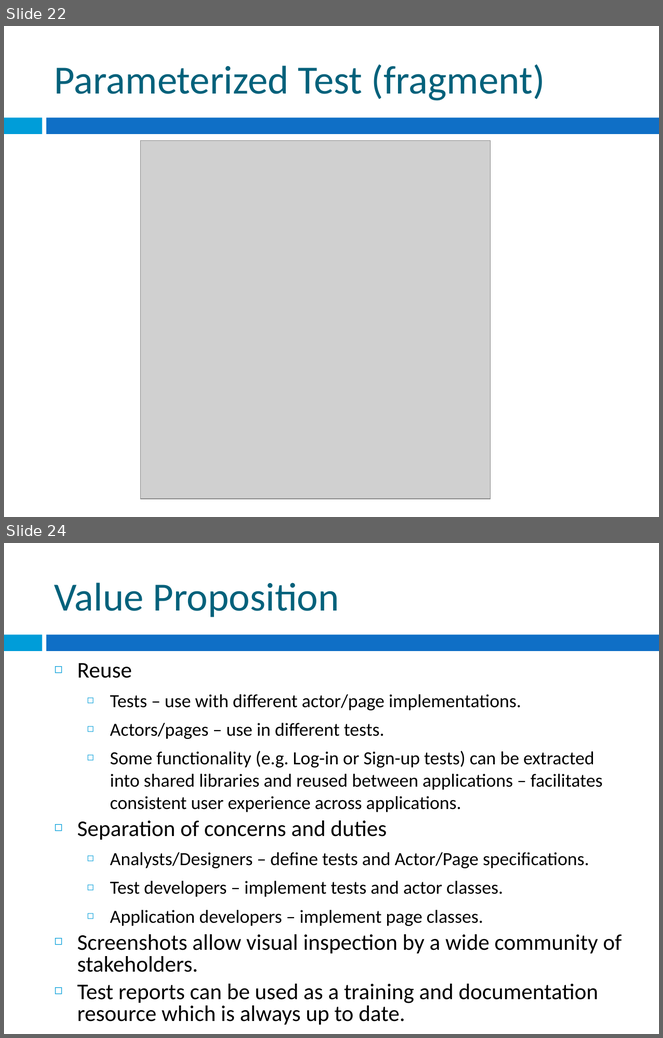
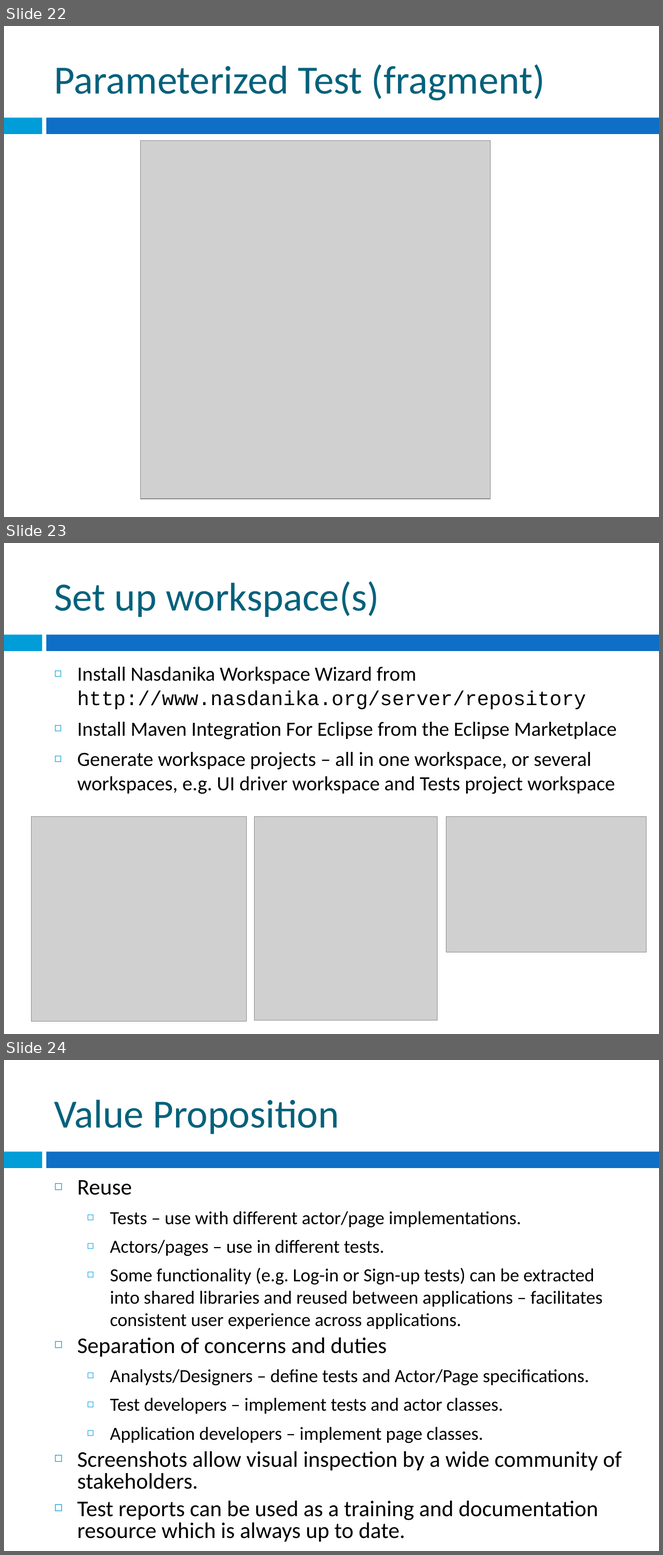
Before and after one commit to Nasdanika/server, a slide deck: Nasdanika WebTest.pptx. Shown one above the other, each under a label of ours: slides 22 and 24 before the commit, slides 22, 23 and 24 after it; the slides between them are not shown. The pictures are 663x1038 and 663x1555 pixels, drawn with LibreOffice and Linux fonts; fonts in the diff are those of the drawing; grey boxes stand for pictures. Boxes give left, top, right and bottom in pixels: in the first picture for what was removed or moved away, otherwise in the second. Text is boxed around its words. In the diff, an @@ line names an element or a change of style, - is before the commit and + after.

```diff
--- a/Nasdanika WebTest.pptx
+++ b/Nasdanika WebTest.pptx
@@ slide 23 added at bbox=[4, 543, 659, 1034], background #FFFFFF; not listed: 2 template elements that a slide beside it also shows @@
@@ title added at bbox=[54, 581, 379, 617], 44 pt, text #04617B @@
+Set up workspace(s)
@@ text added at bbox=[77, 667, 617, 794], 22.2 pt, text #000000 @@
+◻ Install Nasdanika Workspace Wizard from http://www.nasdanika.org/server/repository
+◻ Install Maven Integration For Eclipse from the Eclipse Marketplace
+◻ Generate workspace projects – all in one workspace, or several workspaces, e.g. UI driver workspace and Tests project workspace
@@ picture added at bbox=[32, 817, 247, 1021] @@
@@ picture added at bbox=[254, 817, 437, 1021] @@
@@ picture added at bbox=[446, 817, 646, 953] @@
```
Also in this commit, not shown: 1 slide changed, 1 slide removed, 2 other files.
